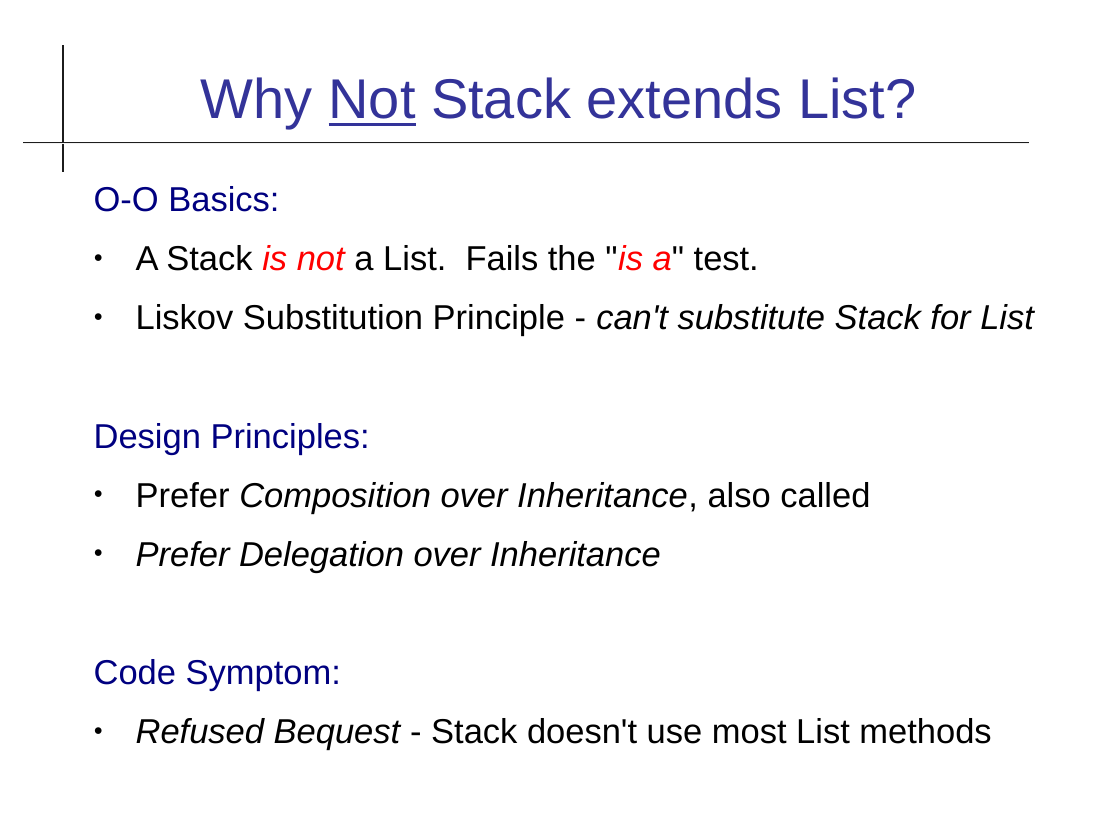
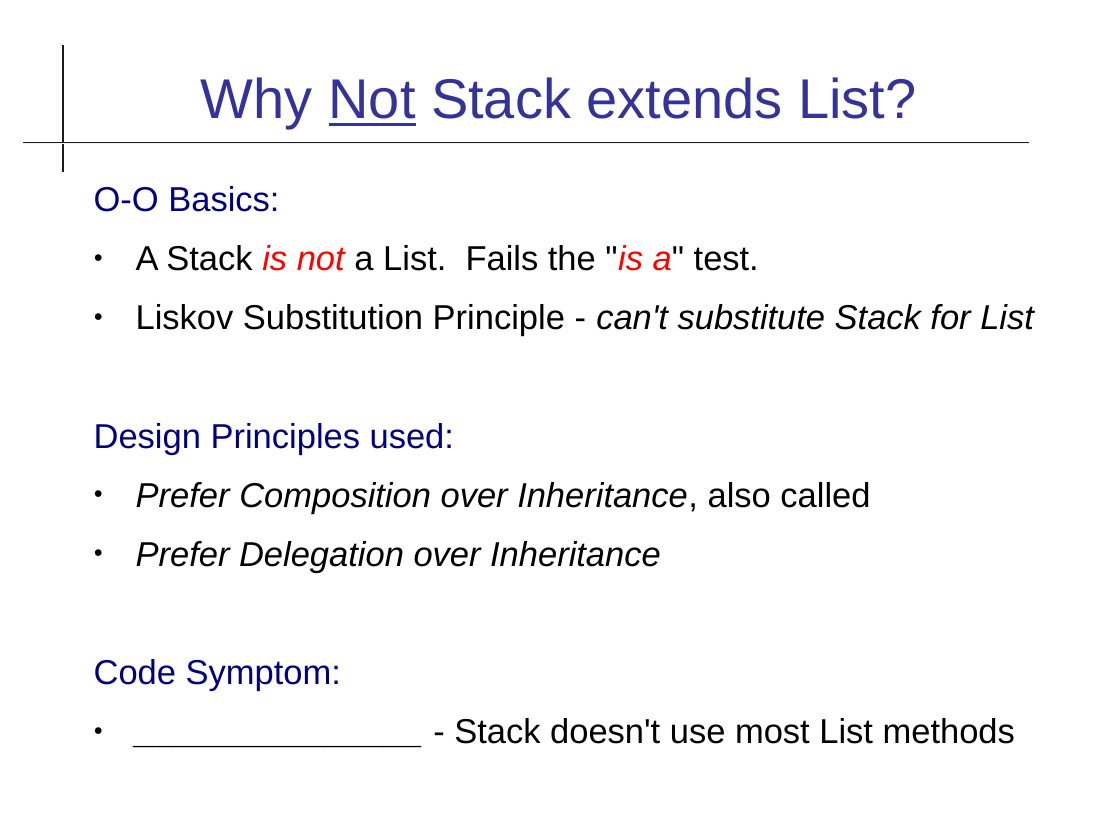
Before and after one commit to cpske/ISP, a slide deck: slide 14 of refactoring/Refactoring-Review.odp (slide 13 before the commit). Drawn at 1120x840 pixels with LibreOffice and Linux fonts; fonts in the diff are those of the drawing. Boxes give left, top, right and bottom in pixels: in the first picture for what was removed or moved away, otherwise in the second. Text is boxed around its words. In the diff, an @@ line names an element or a change of style, - is before the commit and + after.

```diff
--- a/refactoring/Refactoring-Review.odp
+++ b/refactoring/Refactoring-Review.odp
@@ text at bbox=[94, 423, 454, 455]: text changed @@
-Design Principles:
+Design Principles used:
@@ text at bbox=[136, 482, 870, 514]: italic on in "Prefer" @@
@@ text at bbox=[454, 718, 1015, 744]: text changed @@
-● Refused Bequest - Stack doesn't use most List methods
+● _______________ - Stack doesn't use most List methods
```
Also in this commit, not shown: 15 other slides changed, 3 slides added, 1 slide removed, 6 other files.
